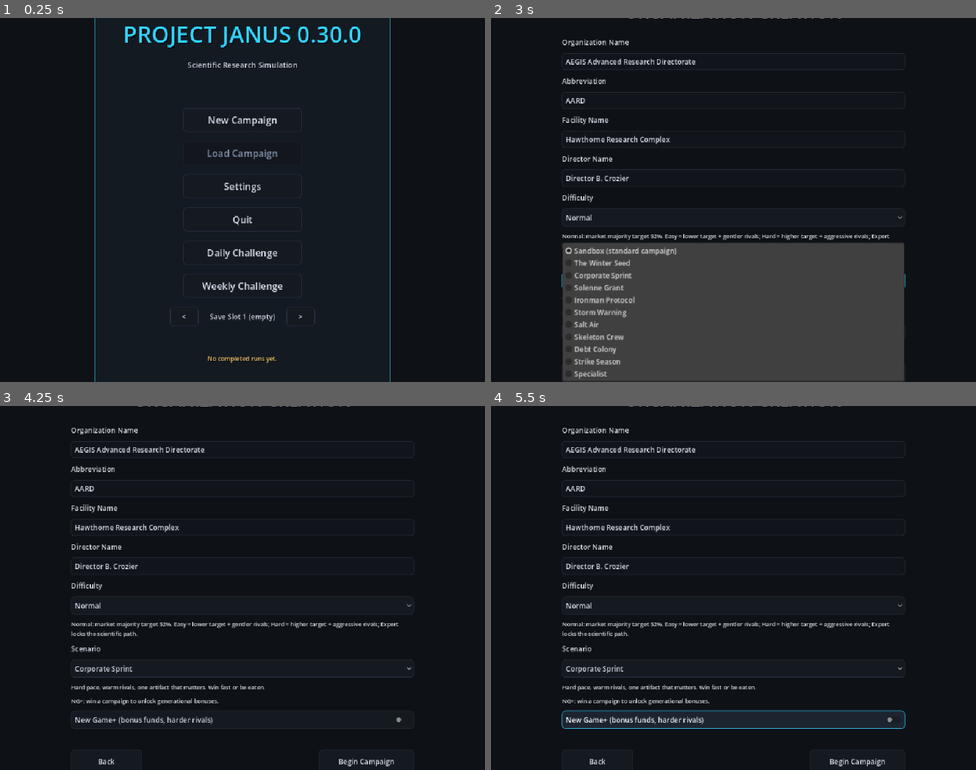
Above: before the commit, frames 1-4 (two rows, left to right).
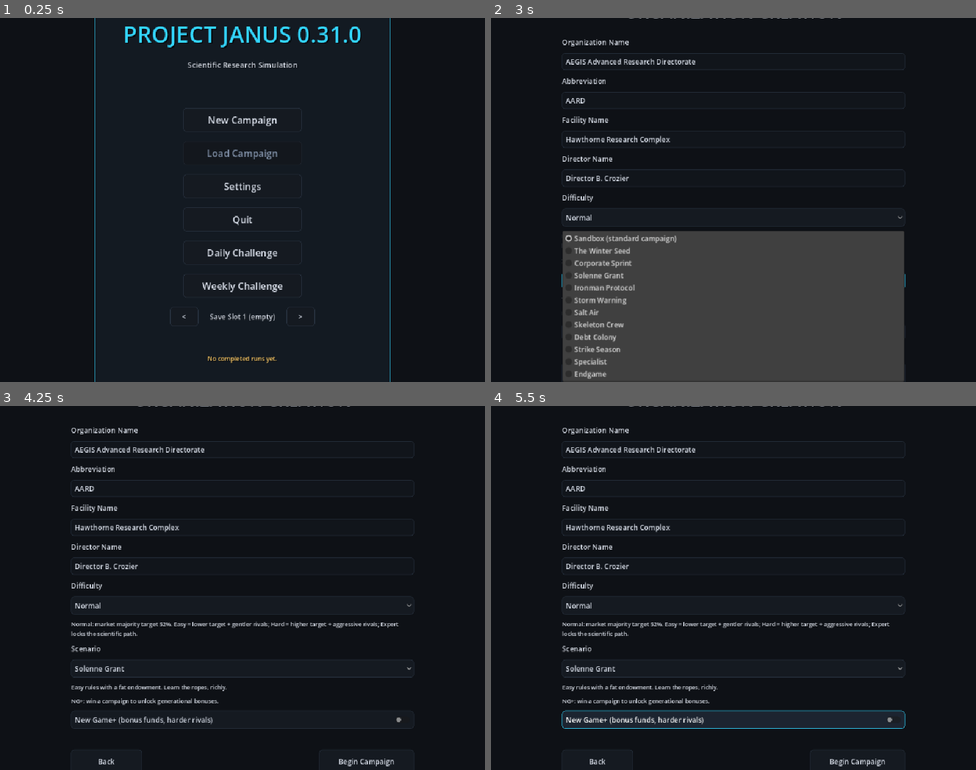
Above: after the commit, the same moments.

Repository: lutecian/project-janus
Game: Godot game, scene res://scenes/main/main_menu.tscn
Same seed, same stepped clock (60 frames per second), same inputs: the game is played once before the commit and once after it.
Inputs:
- Up to frame 1 (0.25 s): no input
- Up to frame 2 (3 s): click "New Campaign" at 0.5 s; click "Normal" at 1.25 s; click "Normal" at 2 s; click "Sandbox (standard campaign)" at 2.75 s
- Up to frame 3 (4.25 s): click "Sandbox (standard campaign)" at 3.5 s
- Up to frame 4 (5.5 s): click "New Game+ (bonus funds, harde…" at 4.25 s; click "New Game+ (bonus funds, harde…" at 5 s

The runs differ from the first frame. In frame 1, less than 0.1% of the frame differs, in the area x 68-71%, y 2-7%; in frame 2, 3.3%, in the area x 14-86%, y 58-100%; in frame 3, 0.4%; in frame 4, 0.4%.

Commit message:
JANUS 0.31 counter-sweep + endgame + stats
- OP_COUNTER sweeps player sabotage (S1 asserts)
- SCN_ENDGAME cold-starts Act 3 with moves firing
- Game-over run-stats line (N9)
- Brief op-count correction; probe bit-identical to baseline
- 28 suites green

Diff:
--- a/data/espionage/espionage_ops.json
+++ b/data/espionage/espionage_ops.json
@@ -30,7 +30,7 @@
     {
       "id": "OP_COUNTER",
       "name": "Counter-Intel",
-      "flavor": "Tighten cover, burn risk. The quiet op that makes the loud ones possible.",
+      "flavor": "Tighten cover, burn risk, sweep saboteurs from the lab. The quiet op that makes the loud ones possible.",
       "cost": 1000,
       "risk_add": 5.0,
       "base_success": 0.9,
--- a/data/scenarios/scenarios.json
+++ b/data/scenarios/scenarios.json
@@ -138,6 +138,19 @@
       "rival_bonus": 0.0,
       "remove_scientists": [],
       "knowledge_set": 20
+    },
+    {
+      "id": "SCN_ENDGAME",
+      "name": "Endgame",
+      "flavor": "Skip to the sharp end: Act 3, hot rivals, deep knowledge, one artifact from glory. No warm-up laps.",
+      "start_act": 3,
+      "seed": 31337,
+      "difficulty": "normal",
+      "start_artifact": "J001",
+      "funds_bonus": 15000,
+      "rival_bonus": 20.0,
+      "remove_scientists": [],
+      "knowledge_set": 70
     }
   ]
 }
--- a/scenes/endgame/game_over.gd
+++ b/scenes/endgame/game_over.gd
@@ -71,7 +71,20 @@
 		summary_label.text = "%s captured %s%% of the market while you held only %.1f%%.\n\nYou reached %d days with %d confirmed discoveries — but it was not enough." % [
 			dominant, majority, player_market, days_used, discoveries_confirmed
 		]
-	summary_label.text += "\n\nTitle earned: %s | Run score: %d\n%s" % [GameState.get_run_title(), int(result.get("score", 0)), _epilogue_text(won, reason)]
+	summary_label.text += "\n\nTitle earned: %s | Run score: %d\n%s\n%s" % [GameState.get_run_title(), int(result.get("score", 0)), _run_stats_line(), _epilogue_text(won, reason)]
+
+func _run_stats_line() -> String:
+	var contained := 0
+	for rep in GameState.intelligence_reports:
+		if str((rep as Dictionary).get("text", "")).begins_with("Contained:"):
+			contained += 1
+	return "Run stats: %d experiments, %d incidents, %d crises contained, %d technologies, %d deals closed." % [
+		GameState.experiment_history.size(),
+		GameState.incidents.size(),
+		contained,
+		GameState.unlocked_technologies.size(),
+		GameState.owned_companies.size() + GameState.completed_contracts.size()
+	]
 
 func _epilogue_text(won: bool, reason: String) -> String:
 	var days_used: int = int(GameState.elapsed_days)
--- a/scripts/autoload/game_state.gd
+++ b/scripts/autoload/game_state.gd
@@ -1,6 +1,6 @@
 extends Node
 
-const GAME_VERSION := "0.30.0"
+const GAME_VERSION := "0.31.0"
 const ObservationSimulator = preload("res://scripts/simulation/observation_simulator.gd")
 
 var campaign_id: String = ""
@@ -2333,6 +2333,8 @@
 	if sdef.is_empty() or scenario_id == "SCN_SANDBOX":
 		return {"ok": true, "sandbox": true}
 	act = maxi(act, int(sdef.get("start_act", 1)))
+	if act == 3:
+		_rival_endgame_moves()
 	var art_id: String = sdef.get("start_artifact", "")
 	if not art_id.is_empty():
 		for i in range(available_artifacts.size()):
@@ -3134,6 +3136,12 @@
 	if op_id == "OP_COUNTER":
 		esp_cover = minf(esp_cover + 12.0, 50.0)
 		esp_risk = maxf(esp_risk - 20.0, 0.0)
+		var swept := false
+		if elapsed_days < player_sabotaged_until:
+			player_sabotaged_until = 0.0
+			swept = true
+		if swept:
+			return "Cover tightened, heat burned off, saboteurs swept from the lab."
 		return "Cover tightened. Heat burned off."
 	if op_id == "OP_EXPOSE":
 		for r in rivals:
--- a/tests/scene_test_runner.gd
+++ b/tests/scene_test_runner.gd
@@ -1015,6 +1015,14 @@
 	if GameState.budget["funds"] >= funds_before:
 		push_error("esp: ops should cost funds")
 		failures += 1
+	GameState.player_sabotaged_until = GameState.elapsed_days + 3.0
+	var sweep_text: String = GameState._apply_espionage_success("OP_COUNTER", "")
+	if GameState.player_sabotaged_until > GameState.elapsed_days:
+		push_error("esp: counter-intel should sweep active sabotage")
+		failures += 1
+	if "swept" not in sweep_text:
+		push_error("esp: sweep should be reported, got '%s'" % sweep_text)
+		failures += 1
 
 	# --- S2: Steal-tech effect unlocks a locked tech ---
 	var techs_before: int = GameState.unlocked_technologies.size()
@@ -1210,6 +1218,16 @@
 	GameState.player_market = GameState.get_majority_target() + 1.0
 	if "Photo Finish" not in go_inst._epilogue_text(true, "market_majority"):
 		push_error("end: thin margin should photo-finish")
+		failures += 1
+	GameState.experiment_history = [{}, {}, {}]
+	GameState.incidents = [{}, {}]
+	GameState.intelligence_reports = [{"text": "Contained: test."}]
+	GameState.unlocked_technologies = ["TECH_A"]
+	GameState.owned_companies = [{}, {}]
+	GameState.completed_contracts = ["CTR_X"]
+	var stats_line: String = go_inst._run_stats_line()
+	if stats_line != "Run stats: 3 experiments, 2 incidents, 1 crises contained, 1 technologies, 3 deals closed.":
+		push_error("end: stats line wrong, got '%s'" % stats_line)
 		failures += 1
 	go_inst.free()
 
@@ -2632,6 +2650,24 @@
 	if not GameState.is_experiment_unlocked("EXP_J002"):
 		push_error("chal: specialist signature should be runnable day one")
 		failures += 1
+	GameState.initialize_new_campaign({"name": "Scn Endgame"}, "normal", 31337)
+	GameState.apply_scenario("SCN_ENDGAME")
+	if GameState.act != 3:
+		push_error("chal: endgame should start in act 3, got act %d" % GameState.act)
+		failures += 1
+	if int(GameState.budget.get("funds", 0)) != 25000:
+		push_error("chal: endgame war chest should total 25000, got %d" % int(GameState.budget.get("funds", 0)))
+		failures += 1
+	if absf(GameState.get_rival_market("RIV_HELIOS") - 37.0) > 0.001:
+		push_error("chal: endgame should warm helios to 37 (12 + 20 scenario + 5 surge), got %.1f" % GameState.get_rival_market("RIV_HELIOS"))
+		failures += 1
+	var end_moved := false
+	for r in GameState.rivals:
+		if bool((r as Dictionary).get("endgame_move", false)):
+			end_moved = true
+	if not end_moved:
+		push_error("chal: endgame scenario should trigger endgame moves")
+		failures += 1
 
 	# --- H6: Save/load preserves challenge + NG state ---
 	GameState.active_mutators = ["MUT_GLASS"]
Not shown, changed: CHANGELOG.md
Not shown, changed: PRICING_BRIEF.md
